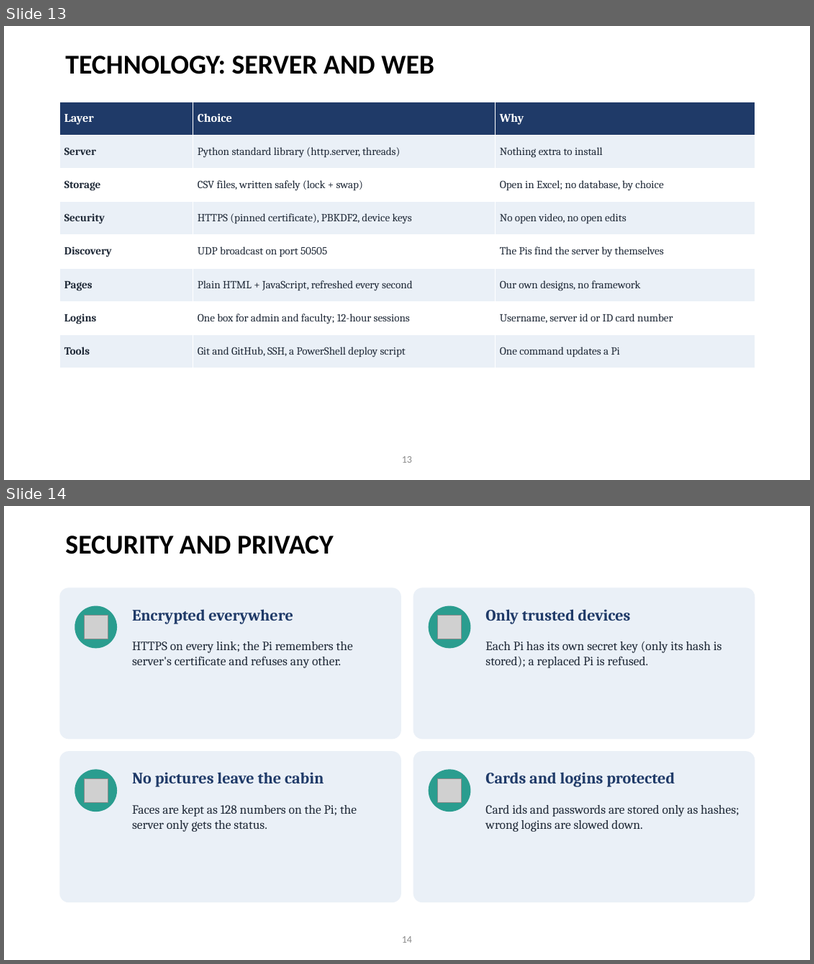
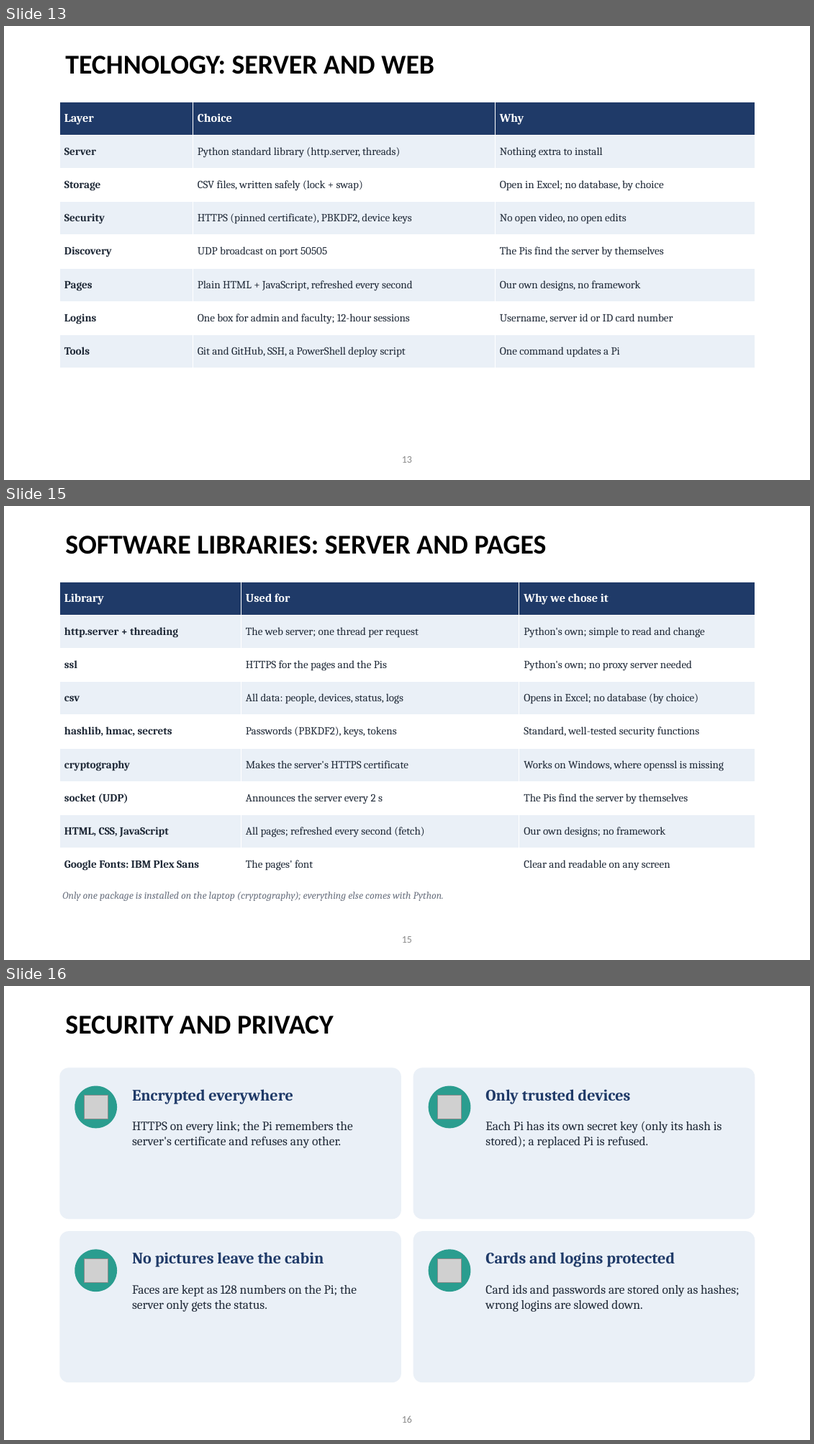
Before and after one commit to CodeSamhita/Smart-Cabin-An-IoT-Based-RealTime-Faculty-Availability-Monitoring-System, a slide deck: Documents/Smart Cabin - Technology, Working, Specifications and Budget.pptx. Shown one above the other, each under a label of ours: slides 13 and 14 before the commit, slides 13, 15 and 16 after it; the slides between them are not shown. The pictures are 814x964 and 814x1444 pixels, drawn with LibreOffice and Linux fonts; fonts in the diff are those of the drawing; grey boxes stand for pictures; background and template pictures are left out. Boxes give left, top, right and bottom in pixels: in the first picture for what was removed or moved away, otherwise in the second. Text is boxed around its words. In the diff, an @@ line names an element or a change of style, - is before the commit and + after.

```diff
--- a/Documents/Smart Cabin - Technology, Working, Specifications and Budget.pptx
+++ b/Documents/Smart Cabin - Technology, Working, Specifications and Budget.pptx
@@ slide 15 added at box(4, 506, 810, 960), background picture (left out) @@
@@ title added at box(65, 536, 547, 554), 32.4 pt, text #000000, bold @@
+SOFTWARE LIBRARIES: SERVER AND PAGES
@@ table added at box(59, 582, 756, 881), 9 rows, 3 columns @@
+Library | Used for | Why we chose it
+http.server + threading | The web server; one thread per request | Python's own; simple to read and change
+ssl | HTTPS for the pages and the Pis | Python's own; no proxy server needed
+csv | All data: people, devices, status, logs | Opens in Excel; no database (by choice)
+hashlib, hmac, secrets | Passwords (PBKDF2), keys, tokens | Standard, well-tested security functions
+cryptography | Makes the server's HTTPS certificate | Works on Windows, where openssl is missing
+socket (UDP) | Announces the server every 2 s | The Pis find the server by themselves
+HTML, CSS, JavaScript | All pages; refreshed every second (fetch) | Our own designs; no framework
+Google Fonts: IBM Plex Sans | The pages' font | Clear and readable on any screen
@@ text added at box(62, 891, 444, 901), 12 pt, text #6B7280, italic @@
+Only one package is installed on the laptop (cryptography); everything else comes with Python.
@@ page number added at box(402, 936, 412, 942), 12 pt, text #8C8C8C @@
+15
@@ what was slide 14 is now slide 16 @@
@@ page number at box(402, 1415, 412, 1422): text changed @@
-14
+16
```
Also in this commit, not shown: 1 slide changed, 1 other slide added, 2 other files.
